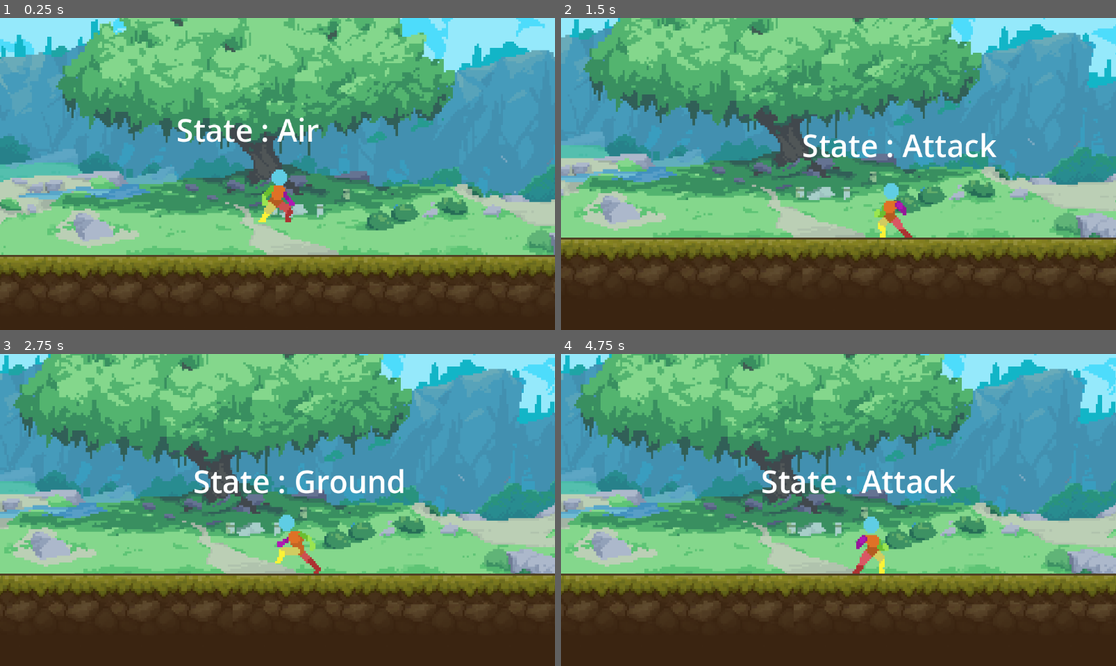
Above: before the commit, frames 1-4 (two rows, left to right).
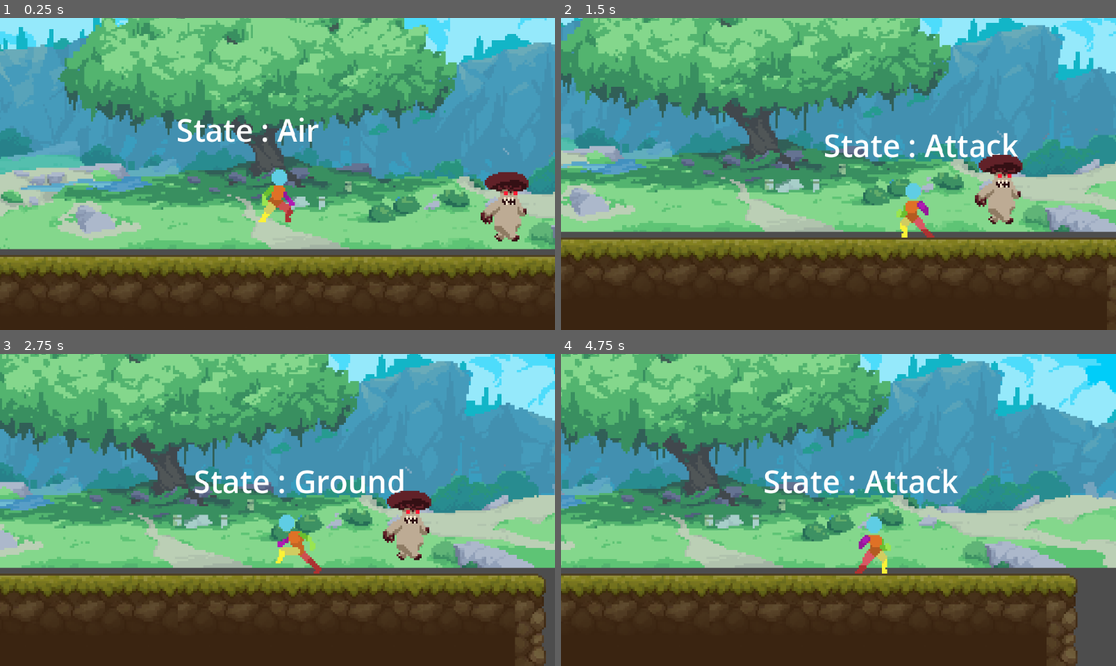
Above: after the commit, the same moments.

Repository: KobyS82/Platformer
Game: Godot game, scene res://Levels/test_level.tscn
The game is run twice, just before and just after one commit, with the same random seed, the same clock (stepped at 60 frames per second) and the same inputs.
Inputs:
- Up to frame 1 (0.25 s): no input
- Up to frame 2 (1.5 s): hold F (attack) 0.53-1.28 s; hold D (right) from 0.53 s (still down); tap Space (jump) at 0.77 s; tap F (attack) at 1.35 s
- Up to frame 3 (2.75 s): tap Space (jump) at 1.52 s; release D (right) at 2.03 s; hold A (left) from 2.03 s (still down); hold F (attack) from 2.03 s (still down)
- Up to frame 4 (4.75 s): release A (left) at 2.78 s; release F (attack) at 2.78 s; hold D (right) 2.78-4.28 s; tap F (attack) at 2.85, 4.35 s; tap Space (jump) at 3.02, 3.77, 4.52 s; hold F (attack) 3.53-4.28 s; hold A (left) from 4.28 s (still down)

The runs differ from the first frame. In frame 1, 31% of the frame differs, in the area x 0-100%, y 0-76%; in frame 2, 40%; in frame 3, 42%; in frame 4, 47%, in the area x 0-100%, y 0-100%.

Commit message:
added 1 mushroom animation, health, made character damageable

Diff:
--- /dev/null
+++ b/Character/Enemies/Mushroom/Damageable.gd
@@ -0,0 +1,11 @@
+extends Node
+
+class_name Damageable
+
+@export var health : float = 20
+
+func hit(damage : int):
+	health -= damage
+
+	if(health <= 0):
+		get_parent().queue_free()
--- /dev/null
+++ b/Character/Enemies/Mushroom/mushroom.tscn
@@ -0,0 +1,90 @@
+[gd_scene load_steps=7 format=3 uid="uid://b5msjqfwxwpo3"]
+
+[ext_resource type="Texture2D" uid="uid://bnmgjwlgt5oc" path="res://Art/Enemies/Monsters_Creatures_Fantasy/Monsters_Creatures_Fantasy/Mushroom/Run.png" id="1_rn2xs"]
+[ext_resource type="Script" path="res://Character/Enemies/Mushroom/Damageable.gd" id="2_a8twc"]
+
+[sub_resource type="RectangleShape2D" id="RectangleShape2D_hbkj2"]
+size = Vector2(24.0212, 39.1181)
+
+[sub_resource type="Animation" id="Animation_y4yv1"]
+resource_name = "walk"
+length = 0.8
+loop_mode = 1
+tracks/0/type = "value"
+tracks/0/imported = false
+tracks/0/enabled = true
+tracks/0/path = NodePath("Sprite2D:texture")
+tracks/0/interp = 1
+tracks/0/loop_wrap = true
+tracks/0/keys = {
+"times": PackedFloat32Array(0),
+"transitions": PackedFloat32Array(1),
+"update": 1,
+"values": [ExtResource("1_rn2xs")]
+}
+tracks/1/type = "value"
+tracks/1/imported = false
+tracks/1/enabled = true
+tracks/1/path = NodePath("Sprite2D:hframes")
+tracks/1/interp = 1
+tracks/1/loop_wrap = true
+tracks/1/keys = {
+"times": PackedFloat32Array(0),
+"transitions": PackedFloat32Array(1),
+"update": 1,
+"values": [8]
+}
+tracks/2/type = "value"
+tracks/2/imported = false
+tracks/2/enabled = true
+tracks/2/path = NodePath("Sprite2D:frame")
+tracks/2/interp = 1
+tracks/2/loop_wrap = true
+tracks/2/keys = {
+"times": PackedFloat32Array(0, 0.1, 0.2, 0.3, 0.4, 0.5, 0.6, 0.7),
+"transitions": PackedFloat32Array(1, 1, 1, 1, 1, 1, 1, 1),
+"update": 1,
+"values": [0, 1, 2, 3, 4, 5, 6, 7]
+}
+
+[sub_resource type="Animation" id="Animation_snnoq"]
+length = 0.001
+tracks/0/type = "value"
+tracks/0/imported = false
+tracks/0/enabled = true
+tracks/0/path = NodePath("Sprite2D:frame")
+tracks/0/interp = 1
+tracks/0/loop_wrap = true
+tracks/0/keys = {
+"times": PackedFloat32Array(0),
+"transitions": PackedFloat32Array(1),
+"update": 1,
+"values": [0]
+}
+
+[sub_resource type="AnimationLibrary" id="AnimationLibrary_5lqf1"]
+_data = {
+"RESET": SubResource("Animation_snnoq"),
+"walk": SubResource("Animation_y4yv1")
+}
+
+[node name="Mushroom" type="CharacterBody2D"]
+position = Vector2(0, 1.13687e-13)
+scale = Vector2(0.999116, 0.996982)
+
+[node name="CollisionShape2D" type="CollisionShape2D" parent="."]
+position = Vector2(-4.77259e-07, 6.51967)
+scale = Vector2(1, 1)
+shape = SubResource("RectangleShape2D_hbkj2")
+
+[node name="Sprite2D" type="Sprite2D" parent="."]
+texture = ExtResource("1_rn2xs")
+hframes = 8
+
+[node name="AnimationPlayer" type="AnimationPlayer" parent="."]
+libraries = {
+"": SubResource("AnimationLibrary_5lqf1")
+}
+
+[node name="Damageable" type="Node" parent="."]
+script = ExtResource("2_a8twc")
--- a/Character/Enemies/Snail/snail.tscn
+++ /dev/null
@@ -1,13 +0,0 @@
-[gd_scene load_steps=2 format=3 uid="uid://b5msjqfwxwpo3"]
-
-[sub_resource type="RectangleShape2D" id="RectangleShape2D_hbkj2"]
-
-[node name="Mushroom" type="CharacterBody2D"]
-position = Vector2(68.3351, 30.9662)
-scale = Vector2(0.999116, 0.996982)
-
-[node name="CollisionShape2D" type="CollisionShape2D" parent="."]
-position = Vector2(-68.3956, -31.0599)
-shape = SubResource("RectangleShape2D_hbkj2")
-
-[node name="Sprite2D" type="Sprite2D" parent="."]
--- a/Character/Punch.gd
+++ b/Character/Punch.gd
@@ -1,7 +1,10 @@
 extends Area2D
 
-
+@export var damage : int = 10
 
 
 func _on_body_entered(body):
-	print(body.name)
+	for child in body.get_children():
+		if child is Damageable:
+			child.hit(damage)
+			print_debug(body.name + " took " + str(damage) + ".")
--- a/Levels/test_level.tscn
+++ b/Levels/test_level.tscn
@@ -1,8 +1,9 @@
-[gd_scene load_steps=7 format=3 uid="uid://dmkojrnjfis65"]
+[gd_scene load_steps=7 format=3 uid="uid://btx7mirmtm2w2"]
 
 [ext_resource type="Texture2D" uid="uid://byynbbkiqfn8x" path="res://Art/Pixel Art Platformer - Village Props v2.3.0/Texture/TX Tileset Ground.png" id="1_gsw5c"]
-[ext_resource type="PackedScene" uid="uid://dpvnl2r8umfw" path="res://Character/player.tscn" id="2_863o4"]
+[ext_resource type="PackedScene" uid="uid://crum8t2ivyohv" path="res://Character/player.tscn" id="2_863o4"]
 [ext_resource type="Texture2D" uid="uid://cfgadrvfy58lq" path="res://Art/Windrise Background/windrise-background.png" id="3_e5lcm"]
+[ext_resource type="PackedScene" uid="uid://b5msjqfwxwpo3" path="res://Character/Enemies/Mushroom/mushroom.tscn" id="4_uxs08"]
 
 [sub_resource type="TileSetAtlasSource" id="TileSetAtlasSource_oivqp"]
 texture = ExtResource("1_gsw5c")
@@ -2024,17 +2025,15 @@
 physics_layer_0/collision_layer = 1
 sources/0 = SubResource("TileSetAtlasSource_oivqp")
 
-[sub_resource type="RectangleShape2D" id="RectangleShape2D_hbkj2"]
-
 [node name="TestLevel" type="Node2D"]
 position = Vector2(0, -1)
 scale = Vector2(0.995097, 1.00109)
 
 [node name="TextureRect" type="TextureRect" parent="."]
-offset_left = -292.434
-offset_top = -175.808
-offset_right = 292.566
-offset_bottom = 43.1916
+offset_left = -291.429
+offset_top = -179.804
+offset_right = 293.571
+offset_bottom = 39.1956
 texture = ExtResource("3_e5lcm")
 expand_mode = 1
 metadata/_edit_use_anchors_ = true
@@ -2062,9 +2061,5 @@
 drag_horizontal_enabled = true
 drag_vertical_enabled = true
 
-[node name="CharacterBody2D" type="CharacterBody2D" parent="."]
-position = Vector2(68.3351, 30.9662)
-scale = Vector2(0.999116, 0.996982)
-
-[node name="CollisionShape2D" type="CollisionShape2D" parent="CharacterBody2D"]
-shape = SubResource("RectangleShape2D_hbkj2")
+[node name="Mushroom" parent="." instance=ExtResource("4_uxs08")]
+position = Vector2(119.586, 11.9869)
